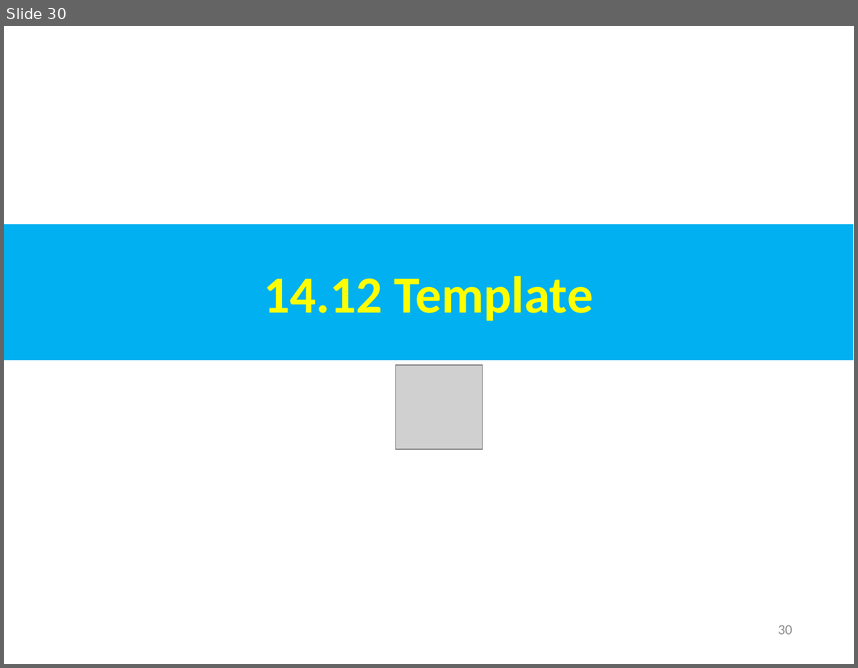
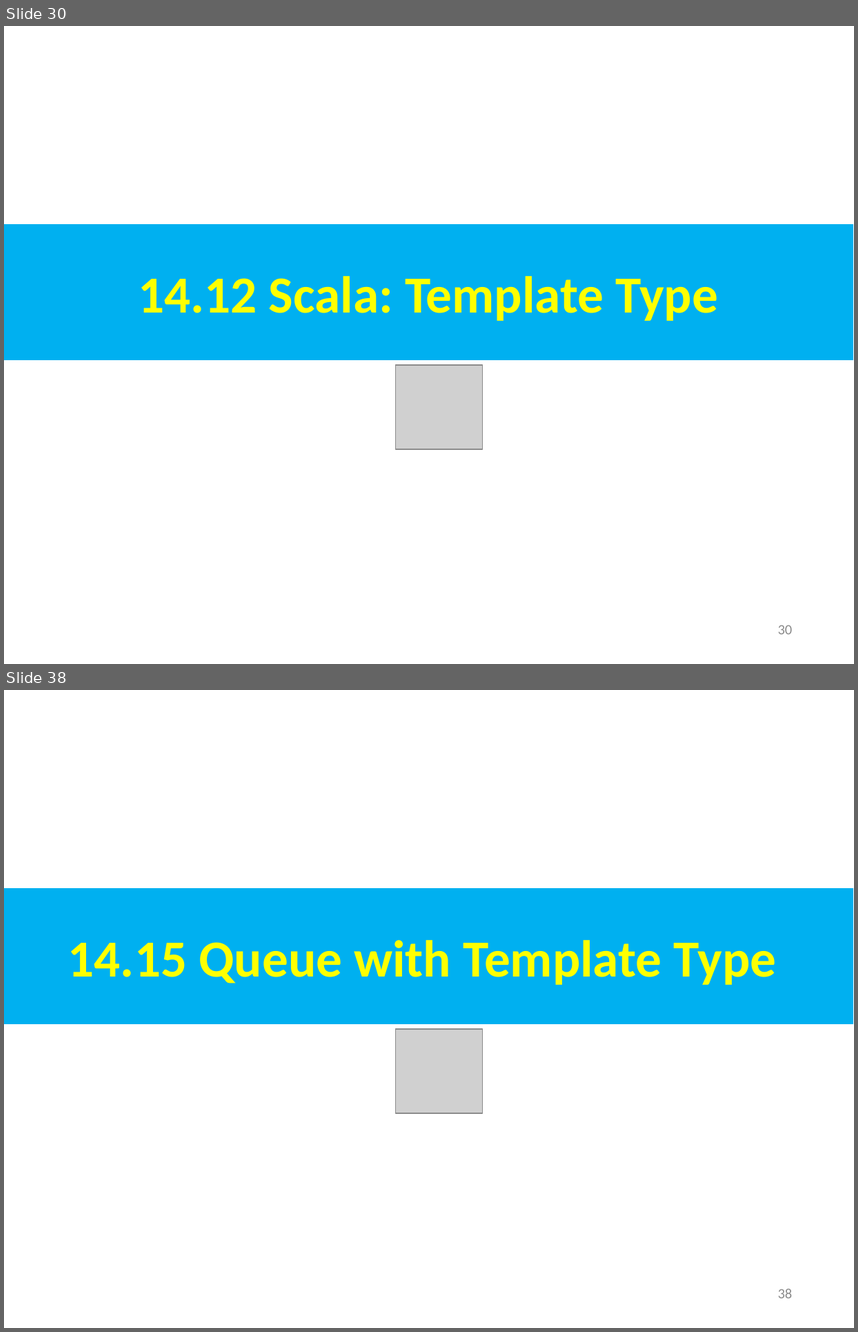
Before and after one commit to peterhchen/AIU_CS800_Chisel, a slide deck: 500_UCSC_HWD/014_Inherit/000_Video/014.Inherit.ppt. Shown one above the other, each under a label of ours: slide 30 before the commit, slides 30 and 38 after it; the slides between them are not shown. The pictures are 858x668 and 858x1332 pixels, drawn with LibreOffice and Linux fonts; fonts in the diff are those of the drawing; grey boxes stand for pictures. Boxes give left, top, right and bottom in pixels: in the first picture for what was removed or moved away, otherwise in the second. Text is boxed around its words. In the diff, an @@ line names an element or a change of style, - is before the commit and + after.

```diff
--- a/500_UCSC_HWD/014_Inherit/000_Video/014.Inherit.ppt
+++ b/500_UCSC_HWD/014_Inherit/000_Video/014.Inherit.ppt
@@ slide 38 added at box(4, 690, 854, 1328), background #FFFFFF @@
@@ rectangle added at box(4, 888, 853, 1024), fill #00B0F0, 44 pt, text #FFFF00, bold @@
+14.15 Queue with Template Type
@@ picture added at box(396, 1029, 483, 1114) @@
@@ page number added at box(778, 1288, 793, 1298), 12 pt, text #8B8B8B @@
+38
@@ slide 30 changed as well @@
@@ text in rectangle at box(138, 276, 718, 321): text changed @@
-14.12 Template
+14.12 Scala: Template Type
```
Also in this commit, not shown: 3 other slides changed, 13 other slides added, 1 slide removed.
